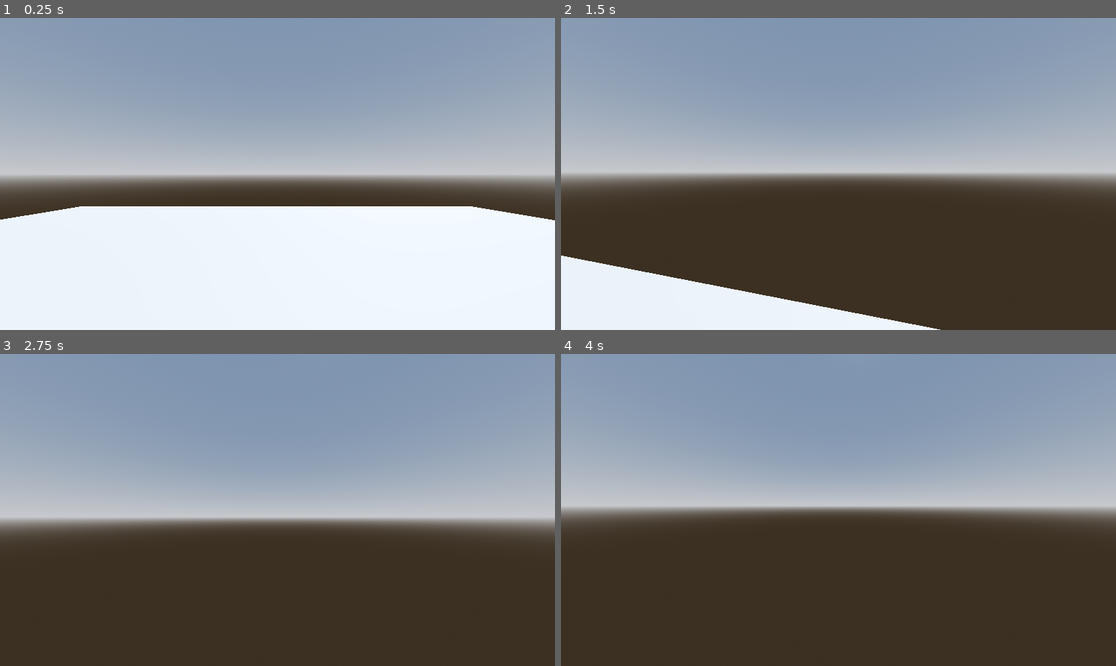
Above: before the commit, frames 1-4 (two rows, left to right).
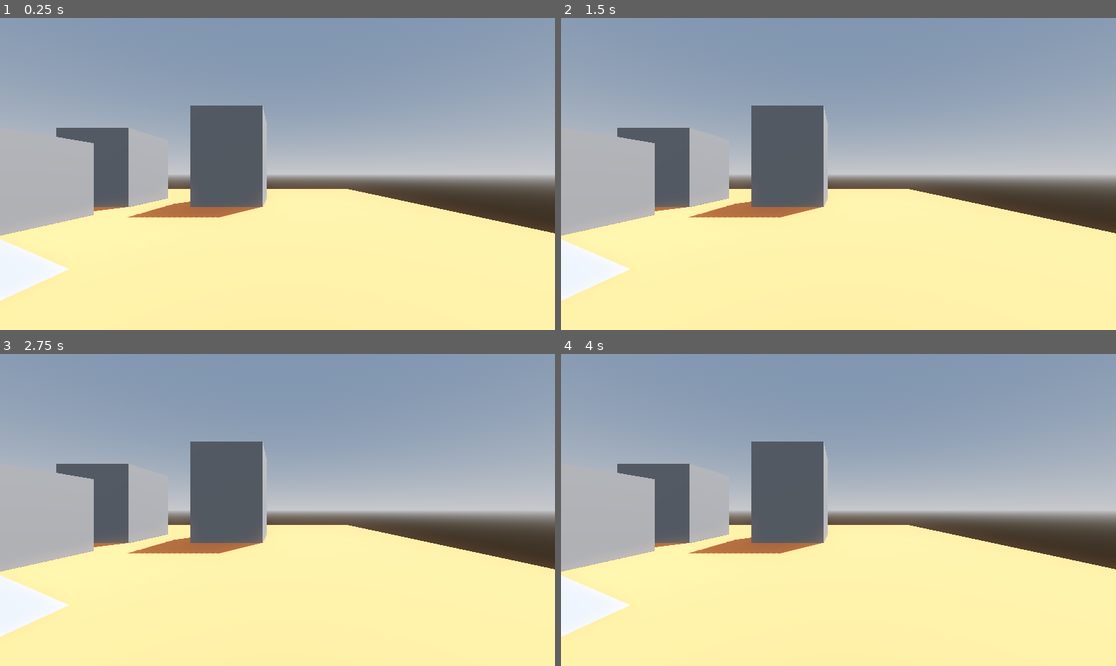
Above: after the commit, the same moments.

Repository: drokii/godot-funny-repo
Game: Godot game, scene res://node_3d.tscn
Two runs of this game, one before a commit and one after it. Both use one fixed random seed, a clock stepped at 60 frames per second and the inputs below.
Inputs (mouse positions are in pixels of both pictures, inside the frame that each line leads up to):
- Up to frame 1 (0.25 s): no input
- Up to frame 2 (1.5 s): move the mouse to (866, 174) at 0.52 s; hold Shift (sprint) 0.53-1.28 s; hold W (up) from 0.53 s (still down); tap Space (jump) at 0.77 s; move the mouse to (810, 174) at 1.27 s; tap Shift (sprint) at 1.35 s
- Up to frame 3 (2.75 s): keep holding W (up); tap Space (jump) at 1.52 s; move the mouse to (288, 503) at 2.02 s; hold Shift (sprint) from 2.03 s (still down)
- Up to frame 4 (4 s): keep holding W (up); tap Enter at 2.75 s; move the mouse to (832, 516) at 2.77 s; release Shift (sprint) at 2.78 s; tap Shift (sprint) at 2.85 s; tap Space (jump) at 3.02, 3.5, 3.77 s; move the mouse to (877, 513) at 3.52 s; hold Shift (sprint) from 3.53 s (still down)

The runs differ from the first frame. In frame 1, 48% of the frame differs, in the area x 0-100%, y 28-100%; in frame 2, 49%; in frame 3, 50%; in frame 4, 52%.

Commit message:
added some stuff to the scene but pretty much happy with how movement works right now

Diff:
--- a/movement.gd
+++ b/movement.gd
@@ -11,15 +11,14 @@
 
 #bob variables
 const BOB_FREQ = 2.4
-const BOB_AMP = 0.08
+const BOB_AMP = 0.04
 var t_bob = 0.0
 
 #fov variables
 const BASE_FOV = 75.0
 const FOV_CHANGE = 1.5
 
-# Get the gravity from the project settings to be synced with RigidBody nodes.
-var gravity = 9.8
+var gravity = ProjectSettings.get_setting("physics/3d/default_gravity")
 
 
 func _ready():
--- a/node_3d.tscn
+++ b/node_3d.tscn
@@ -1,6 +1,6 @@
-[gd_scene load_steps=7 format=3 uid="uid://den7vbqy81sbr"]
+[gd_scene load_steps=8 format=3 uid="uid://den7vbqy81sbr"]
 
-[ext_resource type="Script" path="res://movement.gd" id="1_gn7mc"]
+[ext_resource type="Script" path="res://scripts/movement.gd" id="1_gn7mc"]
 
 [sub_resource type="ProceduralSkyMaterial" id="ProceduralSkyMaterial_vv0r6"]
 sky_horizon_color = Color(0.64625, 0.65575, 0.67075, 1)
@@ -14,6 +14,9 @@
 sky = SubResource("Sky_3j2sy")
 tonemap_mode = 2
 glow_enabled = true
+
+[sub_resource type="StandardMaterial3D" id="StandardMaterial3D_vi4nm"]
+albedo_color = Color(0.979621, 0.524022, 0.272224, 1)
 
 [sub_resource type="CapsuleMesh" id="CapsuleMesh_6hd7g"]
 
@@ -32,10 +35,11 @@
 
 [node name="CSGBox3D" type="CSGBox3D" parent="."]
 use_collision = true
-size = Vector3(20, 0, 20)
+size = Vector3(40, 0, 40)
+material = SubResource("StandardMaterial3D_vi4nm")
 
 [node name="Char" type="CharacterBody3D" parent="."]
-transform = Transform3D(1, 0, 0, 0, 1, 0, 0, 0, 1, -0.0198898, 1.50401, 0.00196671)
+transform = Transform3D(1, 0, 0, 0, 1, 0, 0, 0, 1, 9.33568, 1.79878, 11.2479)
 script = ExtResource("1_gn7mc")
 
 [node name="MeshInstance3D" type="MeshInstance3D" parent="Char"]
@@ -48,3 +52,30 @@
 transform = Transform3D(1, 0, 0, 0, 1, 0, 0, 0, 1, -0.000333428, 0.480679, -0.00606537)
 
 [node name="Camera3D" type="Camera3D" parent="Char/Hed"]
+
+[node name="CSGPolygon3D" type="CSGPolygon3D" parent="."]
+transform = Transform3D(1, 0, 0, 0, 1, 0, 0, 0, 1, -0.2258, 0.589569, 12.2011)
+use_collision = true
+polygon = PackedVector2Array(0, 0, -2.94588, 2.63982, 1, 1, 4.62679, -0.565578)
+depth = 5.78
+
+[node name="CSGPolygon3D2" type="CSGPolygon3D" parent="."]
+transform = Transform3D(-0.984729, 0, 0.174095, 0, 1, 0, -0.174095, 0, -0.984729, -7.32243, 0.545866, 6.4834)
+use_collision = true
+polygon = PackedVector2Array(0, 0, -3.29358, 2.7419, 1, 1, 4.62679, -0.565578)
+depth = 5.78
+
+[node name="CSGBox3D2" type="CSGBox3D" parent="."]
+transform = Transform3D(1, 0, 0, 0, 1, 0, 0, 0, 1, -3.41632, 1.49921, 2.41752)
+use_collision = true
+size = Vector3(5, 5, 5)
+
+[node name="CSGBox3D3" type="CSGBox3D" parent="."]
+transform = Transform3D(1, 0, 0, 0, 1, 0, 0, 0, 1, -3.41632, 2.22827, -5.26149)
+use_collision = true
+size = Vector3(5, 6.45813, 5)
+
+[node name="CSGBox3D4" type="CSGBox3D" parent="."]
+transform = Transform3D(1, 0, 0, 0, 1, 0, 0, 0, 1, 5.81991, 2.96192, -5.27754)
+use_collision = true
+size = Vector3(5, 8.03195, 5)
